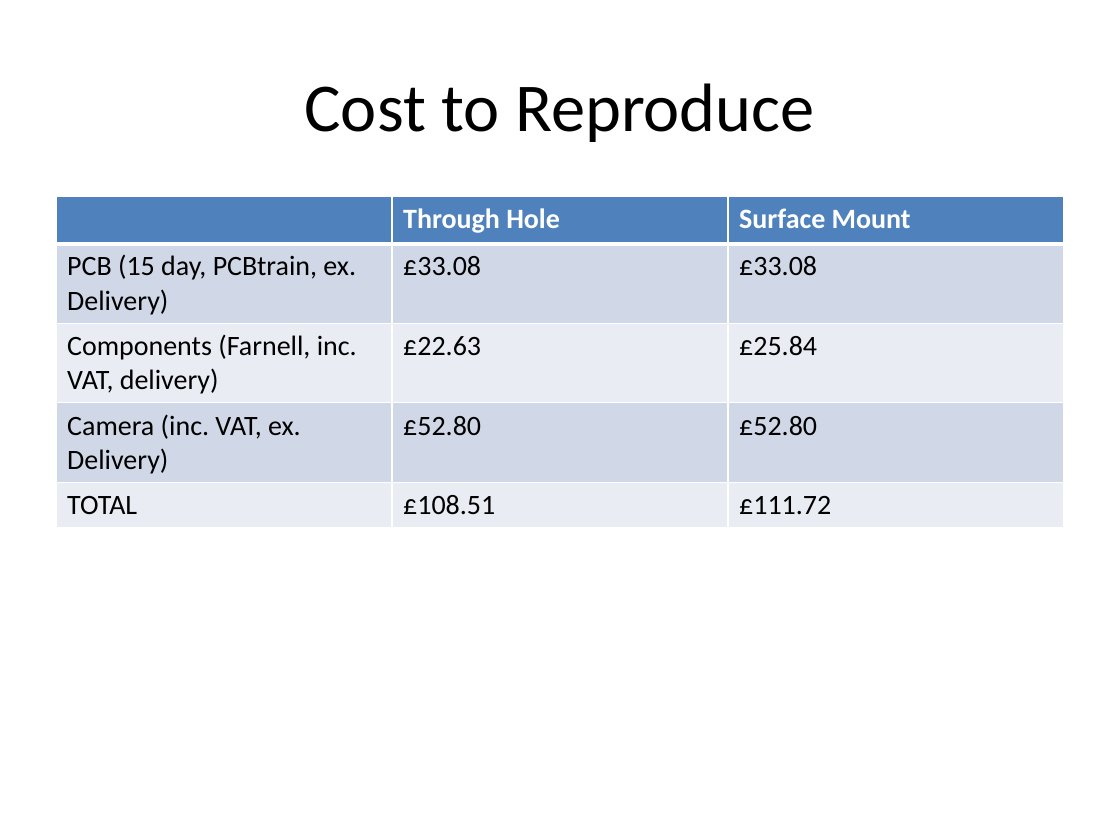
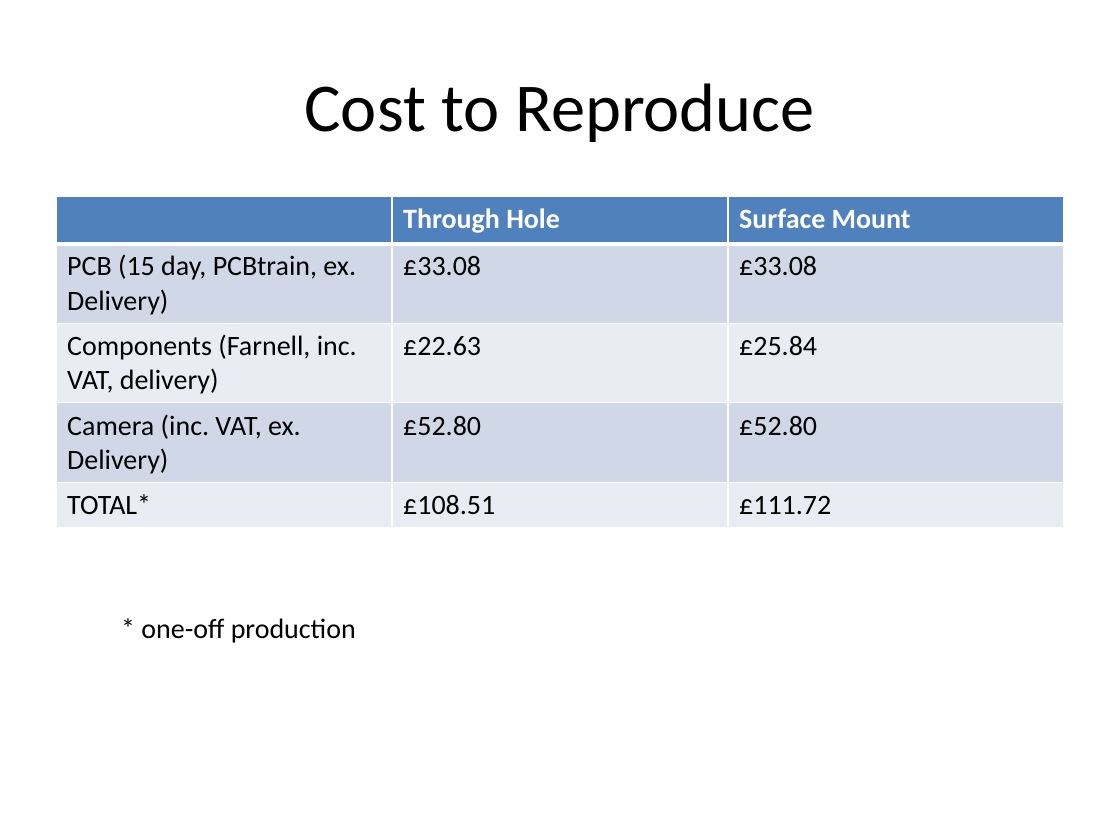
Before and after one commit to uavcamera/uavcamera, a slide deck: slide 24 of documents/finalpresentation/GDP Group 18 pres.pptx. Drawn at 1120x840 pixels with LibreOffice and Linux fonts; fonts in the diff are those of the drawing. Boxes give left, top, right and bottom in pixels: in the first picture for what was removed or moved away, otherwise in the second. Text is boxed around its words. In the diff, an @@ line names an element or a change of style, - is before the commit and + after.

```diff
--- a/documents/finalpresentation/GDP Group 18 pres.pptx
+++ b/documents/finalpresentation/GDP Group 18 pres.pptx
@@ table at box(56, 196, 1064, 524) @@
-row 5, column 1: TOTAL
+row 5, column 1: TOTAL*
@@ text added at box(141, 618, 356, 643), 18 pt, text #000000 @@
+* one-off production
```
Also in this commit, not shown: 5 other slides changed.
